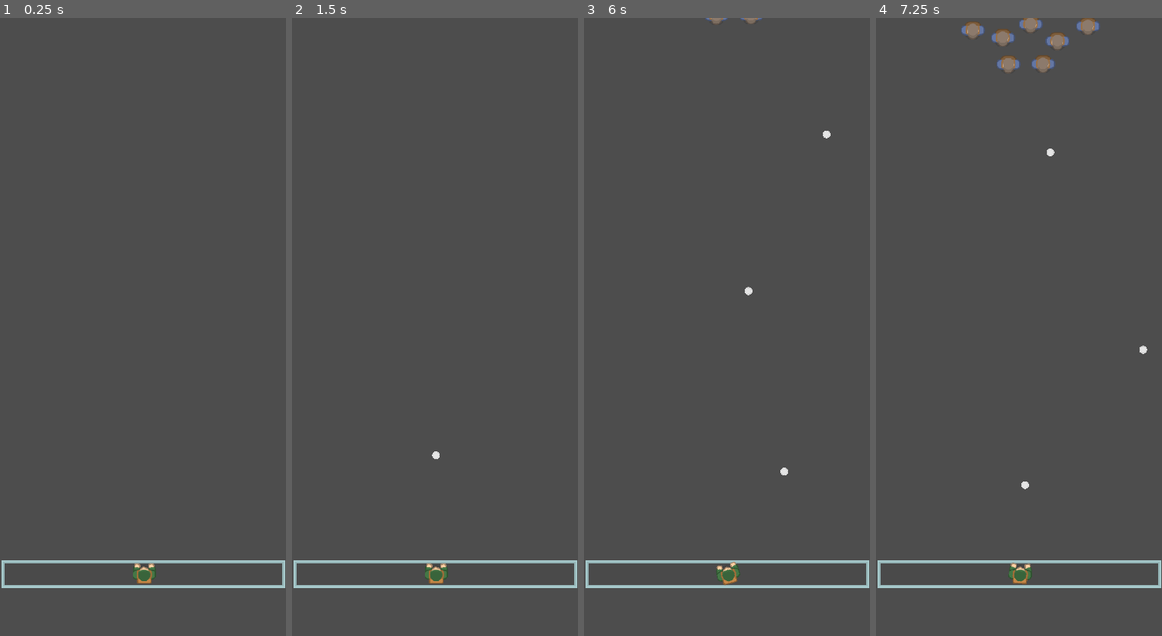
Above: before the commit, frames 1-4 (left to right).
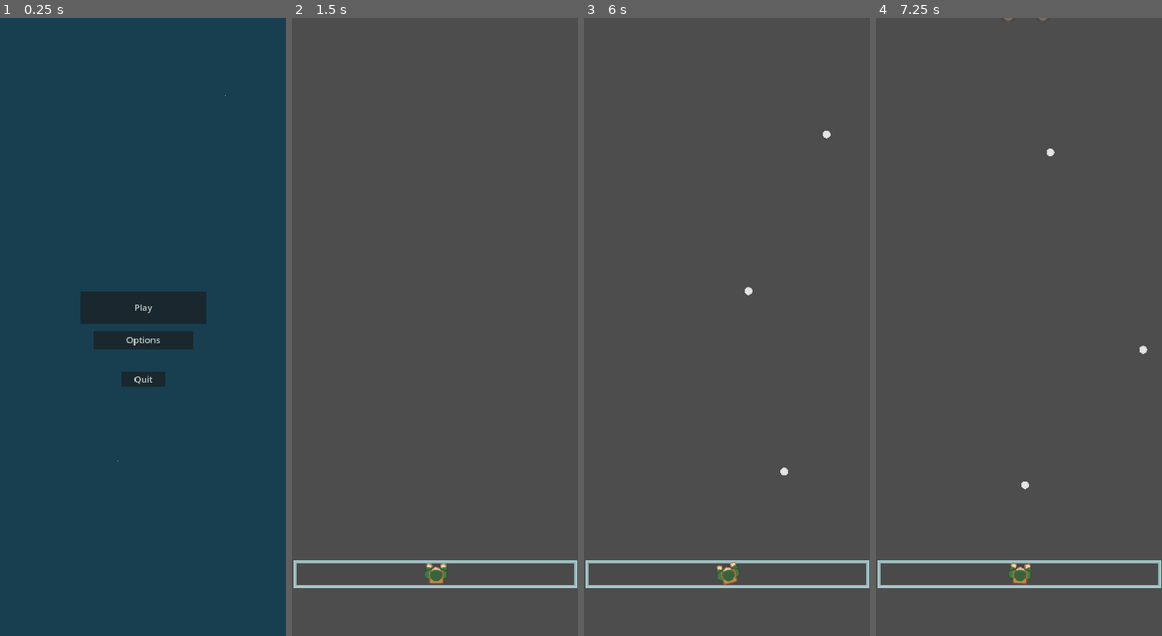
Above: after the commit, the same moments.

Repository: WindWiperStudios/Stationary-Shooter2
Game: Godot game, scene res://Nodes/Scenes/MainMenu.tscn
Same seed, same stepped clock (60 frames per second), same inputs: the game is played once before the commit and once after it. Before the commit the project starts from res://Nodes/Scenes/playscreen.tscn.
Inputs (mouse positions are in pixels of both pictures, inside the frame that each line leads up to):
- Up to frame 1 (0.25 s): no input
- Up to frame 2 (1.5 s): click (435, 339) at 0.5 s, where only the run after the commit has a clickable "Options"; click (435, 308) at 1.25 s, where only the run after the commit has a clickable "Play"
- Up to frame 3 (6 s): tap Enter at 2 s; move the mouse to (789, 296) at 2.02 s; press the mouse at (789, 296) at 2.03 s; move the mouse to (669, 357) at 2.77 s; release the mouse at (669, 357) at 2.78 s; click (669, 357) at 2.85 s; move the mouse to (755, 191) at 3.52 s; press the mouse at (755, 191) at 3.53 s; move the mouse to (712, 450) at 4.27 s; release the mouse at (712, 450) at 4.28 s; click (712, 450) at 4.35 s; tap Space at 5 s; move the mouse to (812, 419) at 5.02 s; press the mouse at (812, 419) at 5.03 s; move the mouse to (641, 234) at 5.77 s; release the mouse at (641, 234) at 5.78 s; click (641, 234) at 5.85 s
- Up to frame 4 (7.25 s): move the mouse to (1033, 327) at 6.52 s; press the mouse at (1033, 327) at 6.53 s

The runs differ from the first frame. In frame 1, 100% of the frame differs, in the area x 0-100%, y 0-100%; in frame 2, less than 0.1%; in frame 3, less than 0.1%; in frame 4, 1.2%.

Commit message:
Added Main Menu
-Main menu that has play button functionality and loads into the "playscreen" scene.
-Also added a non functional lvl 2

Diff:
--- /dev/null
+++ b/Nodes/Scenes/MainMenu.gd
@@ -0,0 +1,11 @@
+extends Control
+
+
+
+
+func _on_play_button_pressed()-> void:
+	var playscreen = load("res://Nodes/Scenes/playscreen.tscn")
+	get_tree().change_scene_to_packed(playscreen)
+
+func _on_quit_button_button_up():
+	get_tree().quit()
--- /dev/null
+++ b/Nodes/Scenes/MainMenu.tscn
@@ -0,0 +1,100 @@
+[gd_scene load_steps=5 format=3 uid="uid://bhtksdjtom54y"]
+
+[ext_resource type="Script" path="res://Nodes/Scenes/MainMenu.gd" id="1_jh3v8"]
+
+[sub_resource type="Gradient" id="Gradient_6jre1"]
+offsets = PackedFloat32Array(0, 0.259259, 0.525926, 1)
+colors = PackedColorArray(0, 0.87451, 0.796078, 1, 1, 1, 1, 1, 0.255468, 0.759733, 0.719449, 1, 1, 1, 1, 1)
+
+[sub_resource type="GradientTexture1D" id="GradientTexture1D_3rivi"]
+gradient = SubResource("Gradient_6jre1")
+
+[sub_resource type="ParticleProcessMaterial" id="ParticleProcessMaterial_d6gt8"]
+emission_shape = 3
+emission_box_extents = Vector3(750, 1000, 1)
+particle_flag_disable_z = true
+gravity = Vector3(0, 200, 0)
+orbit_velocity_min = 0.0
+orbit_velocity_max = 0.0
+color_ramp = SubResource("GradientTexture1D_3rivi")
+
+[node name="MainMenu" type="Control"]
+layout_mode = 3
+anchors_preset = 15
+anchor_right = 1.0
+anchor_bottom = 1.0
+grow_horizontal = 2
+grow_vertical = 2
+script = ExtResource("1_jh3v8")
+
+[node name="ColorRect" type="ColorRect" parent="."]
+z_index = -10
+layout_mode = 1
+anchors_preset = 15
+anchor_right = 1.0
+anchor_bottom = 1.0
+grow_horizontal = 2
+grow_vertical = 2
+color = Color(0.0941176, 0.247059, 0.309804, 1)
+
+[node name="PlayButton" type="Button" parent="."]
+layout_mode = 1
+anchors_preset = 8
+anchor_left = 0.5
+anchor_top = 0.5
+anchor_right = 0.5
+anchor_bottom = 0.5
+offset_left = -284.0
+offset_top = -159.0
+offset_right = 284.0
+offset_bottom = -15.0
+grow_horizontal = 2
+grow_vertical = 2
+theme_override_colors/font_color = Color(0.756863, 0.776471, 0.760784, 1)
+theme_override_colors/font_pressed_color = Color(0.60337, 0.630371, 0.607599, 1)
+theme_override_font_sizes/font_size = 40
+text = "Play"
+
+[node name="OptionsButton" type="Button" parent="."]
+layout_mode = 1
+anchors_preset = 8
+anchor_left = 0.5
+anchor_top = 0.5
+anchor_right = 0.5
+anchor_bottom = 0.5
+offset_left = -224.0
+offset_top = 18.5
+offset_right = 224.0
+offset_bottom = 99.5
+grow_horizontal = 2
+grow_vertical = 2
+theme_override_colors/font_color = Color(0.756863, 0.776471, 0.760784, 1)
+theme_override_colors/font_pressed_color = Color(0.60337, 0.630371, 0.607599, 1)
+theme_override_font_sizes/font_size = 40
+text = "Options"
+
+[node name="QuitButton" type="Button" parent="."]
+layout_mode = 1
+anchors_preset = 8
+anchor_left = 0.5
+anchor_top = 0.5
+anchor_right = 0.5
+anchor_bottom = 0.5
+offset_left = -99.0
+offset_top = 203.5
+offset_right = 99.0
+offset_bottom = 266.5
+grow_horizontal = 2
+grow_vertical = 2
+theme_override_colors/font_color = Color(0.756863, 0.776471, 0.760784, 1)
+theme_override_colors/font_pressed_color = Color(0.60337, 0.630371, 0.607599, 1)
+theme_override_font_sizes/font_size = 40
+text = "Quit"
+
+[node name="GPUParticles2D" type="GPUParticles2D" parent="."]
+position = Vector2(641, 1170)
+amount = 100
+process_material = SubResource("ParticleProcessMaterial_d6gt8")
+
+[connection signal="pressed" from="PlayButton" to="." method="_on_play_button_pressed"]
+[connection signal="button_up" from="QuitButton" to="." method="_on_quit_button_button_up"]
--- /dev/null
+++ b/Nodes/Scenes/level_2.tscn
@@ -0,0 +1,35 @@
+[gd_scene load_steps=2 format=3 uid="uid://bcpien4ljamb0"]
+
+[ext_resource type="PackedScene" uid="uid://b88mfj5dxofni" path="res://Nodes/Entities/enemy.tscn" id="1_j6j7p"]
+
+[node name="Level1" type="Node2D"]
+
+[node name="Enemy" parent="." instance=ExtResource("1_j6j7p")]
+position = Vector2(-24, -86)
+
+[node name="Enemy2" parent="." instance=ExtResource("1_j6j7p")]
+position = Vector2(182, -81)
+
+[node name="Enemy3" parent="." instance=ExtResource("1_j6j7p")]
+position = Vector2(288, -194)
+
+[node name="Enemy4" parent="." instance=ExtResource("1_j6j7p")]
+position = Vector2(178, -214)
+
+[node name="Enemy5" parent="." instance=ExtResource("1_j6j7p")]
+position = Vector2(47, -241)
+
+[node name="Enemy6" parent="." instance=ExtResource("1_j6j7p")]
+position = Vector2(-130, -151)
+
+[node name="Enemy7" parent="." instance=ExtResource("1_j6j7p")]
+position = Vector2(-213, -214)
+
+[node name="Enemy8" parent="." instance=ExtResource("1_j6j7p")]
+position = Vector2(416, -151)
+
+[node name="Enemy9" parent="." instance=ExtResource("1_j6j7p")]
+position = Vector2(-86, -307)
+
+[node name="Enemy10" parent="." instance=ExtResource("1_j6j7p")]
+position = Vector2(-305, -61)
--- a/project.godot
+++ b/project.godot
@@ -11,7 +11,7 @@
 [application]
 
 config/name="Stationary Shooter"
-run/main_scene="res://Nodes/Scenes/playscreen.tscn"
+run/main_scene="res://Nodes/Scenes/MainMenu.tscn"
 config/features=PackedStringArray("4.1", "Mobile")
 config/icon="res://Images/icon.svg"
 
